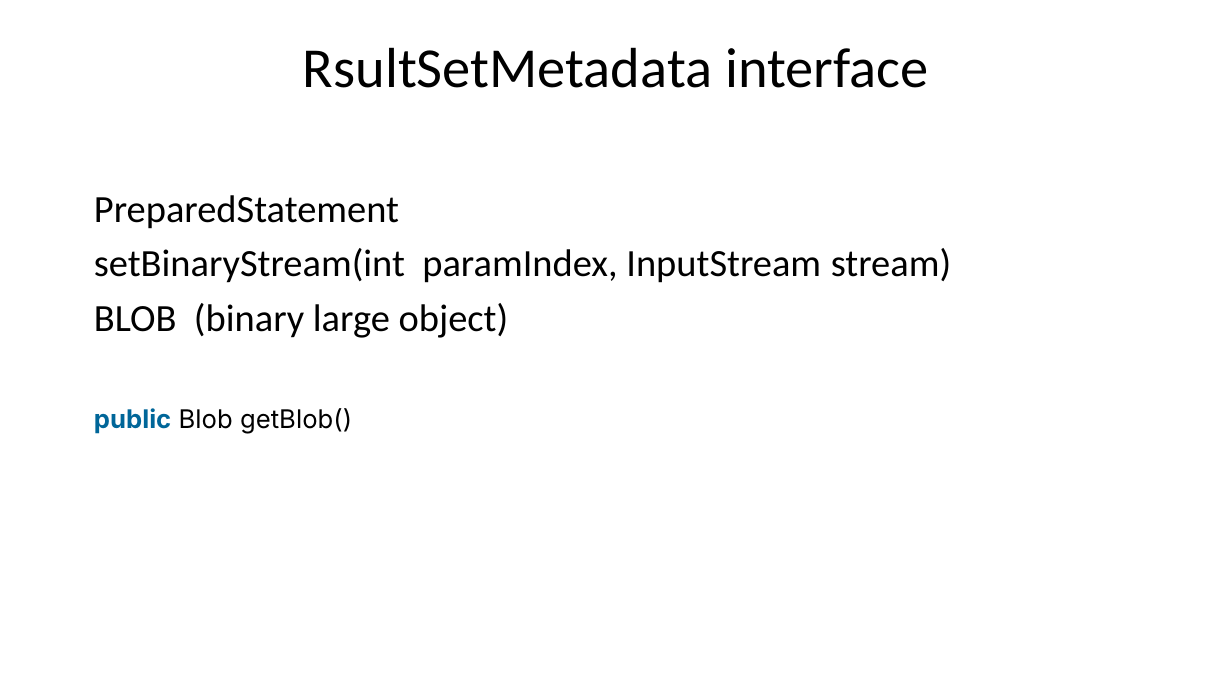
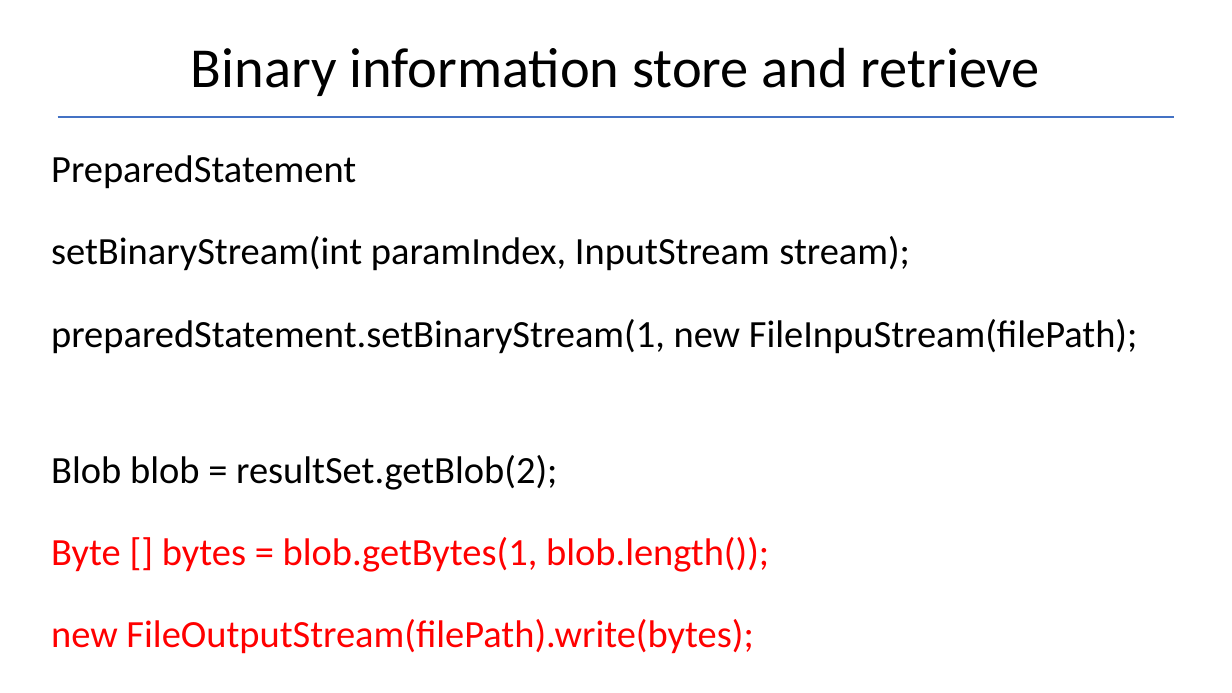
Before and after one commit to Garnik94/Levelup_presentations, a slide deck: slide 12 of JDBC/JDBC_Presentation.pptx (slide 11 before the commit). Drawn at 1232x693 pixels with LibreOffice and Linux fonts; fonts in the diff are those of the drawing. Boxes give left, top, right and bottom in pixels: in the first picture for what was removed or moved away, otherwise in the second. Text is boxed around its words. In the diff, an @@ line names an element or a change of style, - is before the commit and + after.

```diff
--- a/JDBC/JDBC_Presentation.pptx
+++ b/JDBC/JDBC_Presentation.pptx
@@ title at [191,47,1040,96]: text changed @@
-RsultSetMetadata interface
+Binary information store and retrieve
@@ text "PreparedStatement": place and size @@
-text "PreparedStatement" at [94,195,951,434]
+text "PreparedStatement" at [51,155,1137,654]
@@ line added from (57, 116) to (1175, 116), #4472C4 1.5 pt @@
@@ text at [51,155,356,189]: line spacing 0.9 to 1.5 @@
@@ text at [51,236,1137,654]: text changed @@
-setBinaryStream(int paramIndex, InputStream stream)
-BLOB (binary large object)
-public Blob getBlob()
+setBinaryStream(int paramIndex, InputStream stream);
+preparedStatement.setBinaryStream(1, new FileInpuStream(filePath);
+Blob blob = resultSet.getBlob(2);
+Byte [] bytes = blob.getBytes(1, blob.length());
+new FileOutputStream(filePath).write(bytes);
```
Also in this commit, not shown: 3 other slides changed, 5 slides added, 7 other files.
